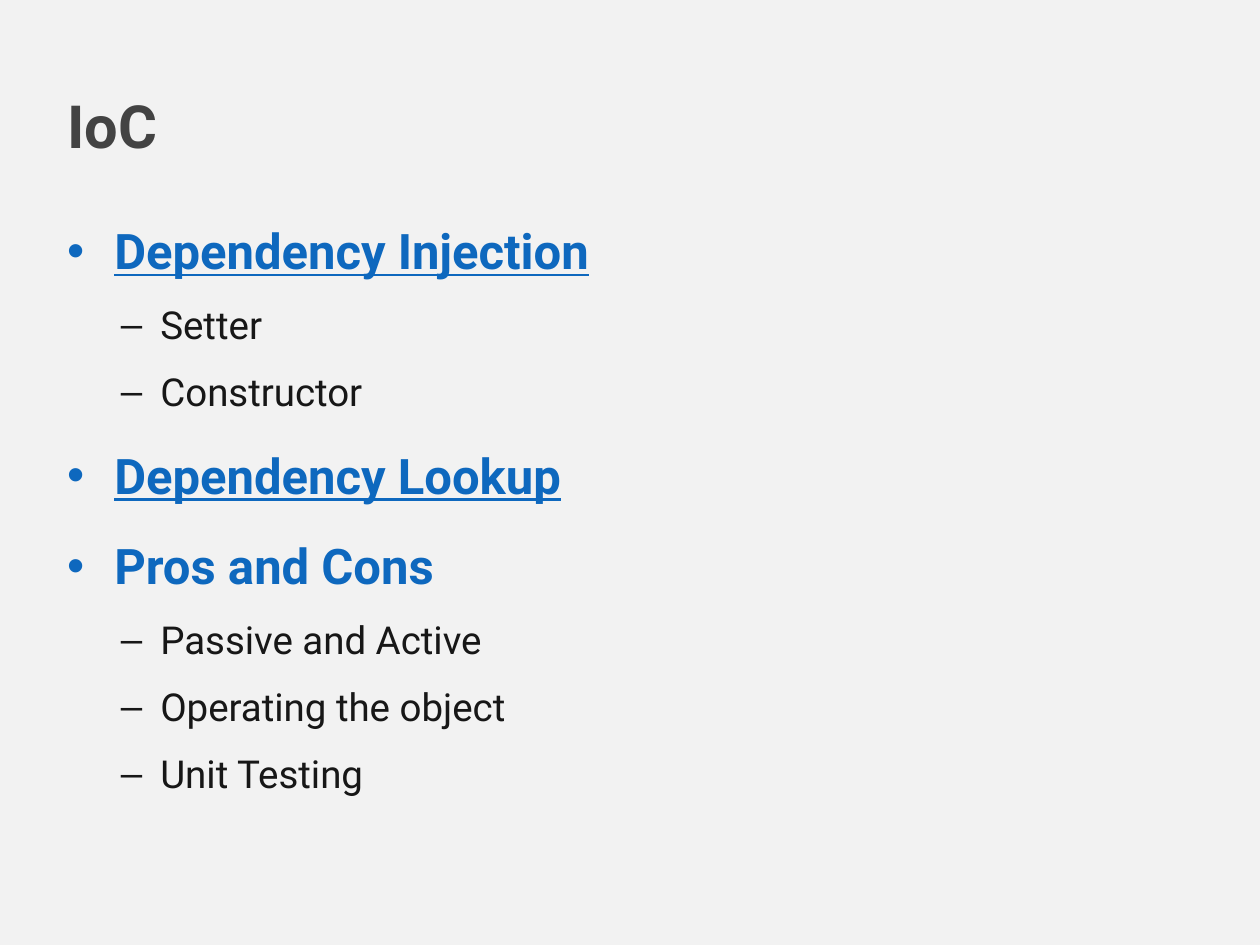
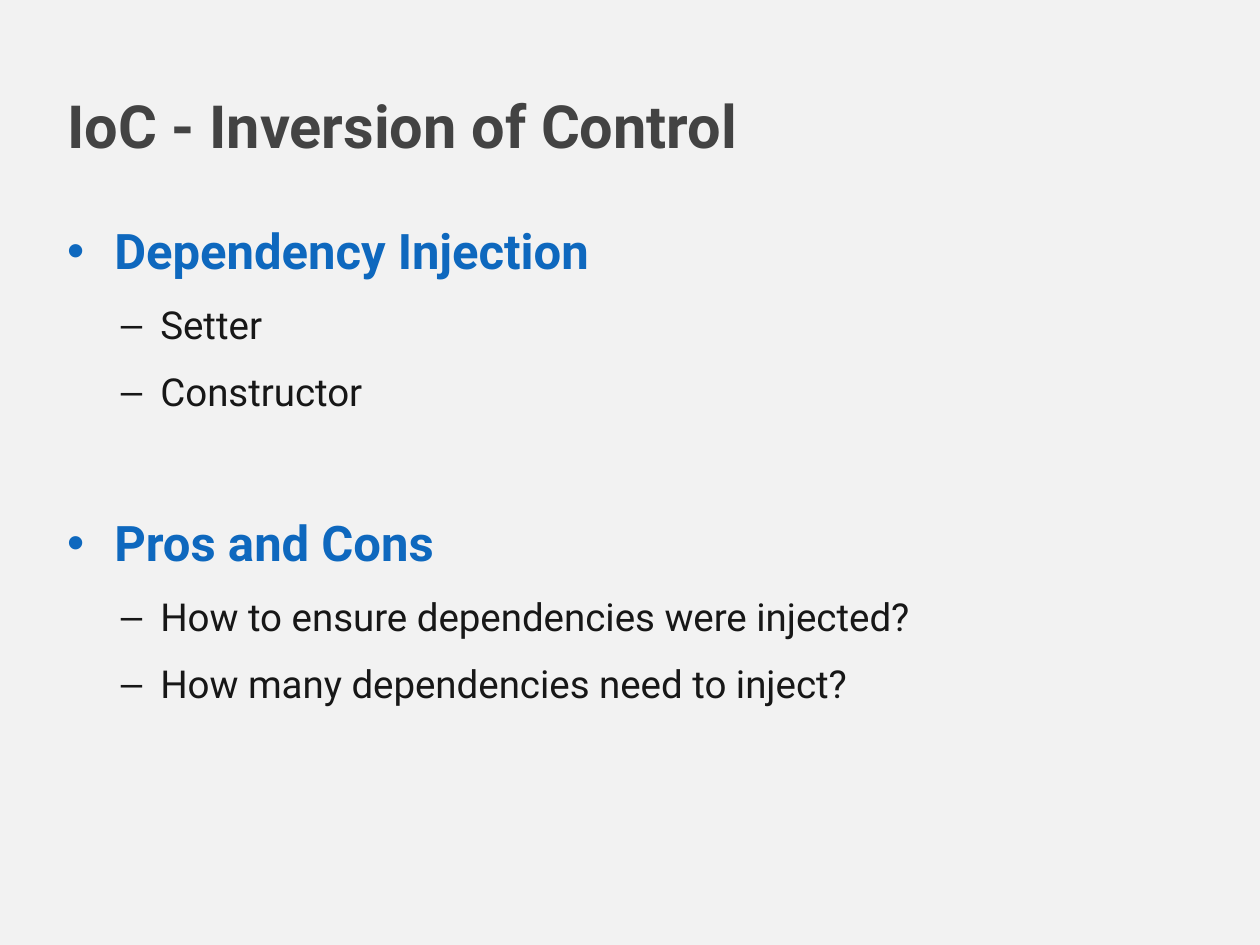
Before and after one commit to bagamoon/OOP-Training-1, a slide deck: slide 16 of OOP_Brett.pptx. Drawn at 1260x945 pixels with LibreOffice and Linux fonts; fonts in the diff are those of the drawing; background and template pictures are left out. Boxes give left, top, right and bottom in pixels: in the first picture for what was removed or moved away, otherwise in the second. Text is boxed around its words. In the diff, an @@ line names an element or a change of style, - is before the commit and + after.

```diff
--- a/OOP_Brett.pptx
+++ b/OOP_Brett.pptx
@@ title at <box>67,103,737,149</box>: text changed @@
-IoC
+IoC - Inversion of Control
@@ text at <box>114,232,589,280</box>: underline off in "Dependency Injection" @@
@@ text at <box>114,457,561,505</box>: paragraph removed @@
-• Dependency Lookup
@@ text at <box>160,602,909,707</box>: text changed @@
-  – Passive and Active
-  – Operating the object
-  – Unit Testing
+  – How to ensure dependencies were injected?
+  – How many dependencies need to inject?
```
Also in this commit, not shown: 2 other slides changed, 1 slide added, 10 other files.
